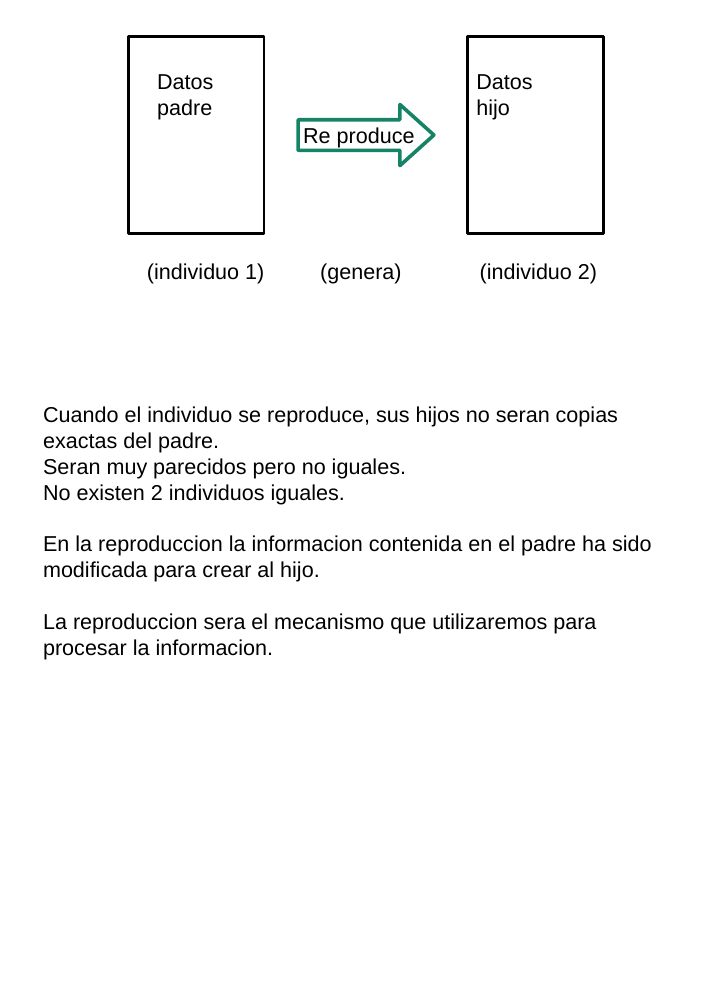
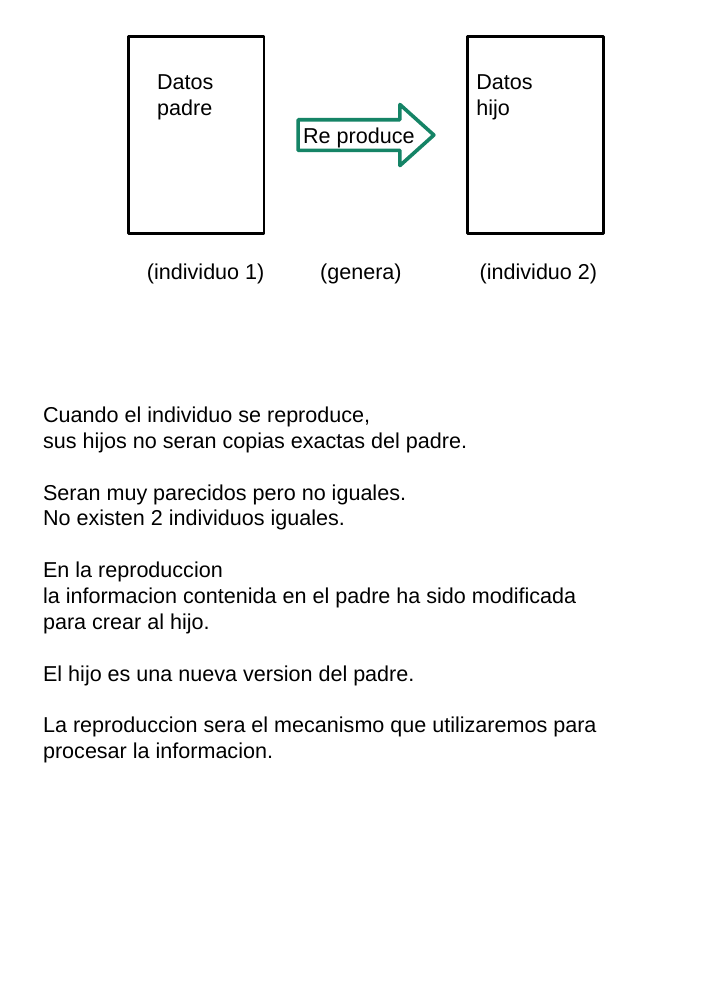
Before and after one commit to fabhrius/La-Cosa, a slide deck: slide 5 of capitulos/Procesamiento de la informacion/Procesamiento de la informacion.odp. Drawn at 713x1008 pixels with LibreOffice and Linux fonts; fonts in the diff are those of the drawing. Boxes give left, top, right and bottom in pixels: in the first picture for what was removed or moved away, otherwise in the second. Text is boxed around its words. In the diff, an @@ line names an element or a change of style, - is before the commit and + after.

```diff
--- a/capitulos/Procesamiento de la informacion/Procesamiento de la informacion.odp
+++ b/capitulos/Procesamiento de la informacion/Procesamiento de la informacion.odp
@@ text at (x1=43, y1=406, x2=467, y2=453): text changed @@
-Cuando el individuo se reproduce, sus hijos no seran copias exactas del padre.
+Cuando el individuo se reproduce,
+sus hijos no seran copias exactas del padre.
@@ text at (x1=43, y1=561, x2=576, y2=686): text changed @@
-En la reproduccion la informacion contenida en el padre ha sido modificada para crear al hijo.
+En la reproduccion
+la informacion contenida en el padre ha sido modificada
+para crear al hijo.
+El hijo es una nueva version del padre.
```
Also in this commit, not shown: 2 other slides changed, 6 other files.
